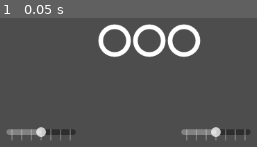
Above: before the commit, frame 1.
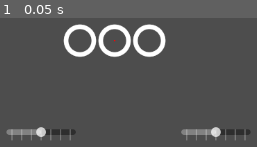
Above: after the commit, the same moment.

Repository: Creatures-5/loco-generator
Game: Godot game, scene res://generated_result.tscn
Same seed, same stepped clock (60 frames per second), same inputs: the game is played once before the commit and once after it. The project has no main scene, so this scene is started directly.
Inputs:
- Up to frame 1 (0.05 s): no input

The runs differ from the first frame. In frame 1, 2.9% of the frame differs, in the area x 24-79%, y 4-31%.

Commit message:
aligned wheels to bogies

Diff:
--- a/draw_train.gd
+++ b/draw_train.gd
@@ -5,16 +5,17 @@
 
 func _ready() -> void:
 	for i in range(0,bogey_num):
-		var bogey = get_node("BogeyContainer/Bogey"+str(i+1))
-		bogey.bogey_update.connect(_axl_slider_update) #connecting sliders to update draw
+		var slider = get_node("BogeyContainer/Bogey"+str(i+1)+"/HSlider")
+		slider.value_changed.connect(_axl_slider_update) #connecting sliders to update draw
 
 func _draw():
 	#wheel generation
 	for i in range (0,bogey_num): #once for each bogey
 		var targ_bog = get_node("BogeyContainer/Bogey"+str(i+1))
 		var axl_num = get_node("BogeyContainer/Bogey"+str(i+1)+"/HSlider").value
+		draw_circle(targ_bog.position,1,Color("FF0000")) #debug markers
 		for j in range (0,axl_num): #once for each axle within the bogey
-			var x_pos = targ_bog.position.x + (j*wheel_scale)# - (axl_num - 1) * (wheel_scale/2))
+			var x_pos = targ_bog.position.x + (j+0.5) * wheel_scale - (axl_num) * (wheel_scale/2)
 			draw_circle(
 				Vector2(x_pos, 0), #position
 				wheel_scale/2.5, #radius
@@ -24,5 +25,5 @@
 				true #anti-aliasing
 			)
 
-func _axl_slider_update(value: int, bogey_i):
+func _axl_slider_update(value):
 	queue_redraw()
--- a/generated_result.tscn
+++ b/generated_result.tscn
@@ -1,7 +1,6 @@
-[gd_scene load_steps=3 format=3 uid="uid://dmykkxhuuut0p"]
+[gd_scene load_steps=2 format=3 uid="uid://dmykkxhuuut0p"]
 
 [ext_resource type="Script" path="res://draw_train.gd" id="1_1ujgb"]
-[ext_resource type="Script" path="res://bogey.gd" id="2_43tuf"]
 
 [node name="Node2D" type="Node2D"]
 
@@ -42,7 +41,6 @@
 [node name="Bogey1" type="Control" parent="Control/BogeyContainer"]
 layout_mode = 2
 size_flags_horizontal = 3
-script = ExtResource("2_43tuf")
 
 [node name="HSlider" type="HSlider" parent="Control/BogeyContainer/Bogey1"]
 layout_mode = 1
@@ -65,7 +63,6 @@
 [node name="Bogey2" type="Control" parent="Control/BogeyContainer"]
 layout_mode = 2
 size_flags_horizontal = 3
-script = ExtResource("2_43tuf")
 
 [node name="HSlider" type="HSlider" parent="Control/BogeyContainer/Bogey2"]
 layout_mode = 1
@@ -84,6 +81,3 @@
 rounded = true
 tick_count = 7
 ticks_on_borders = true
-
-[connection signal="value_changed" from="Control/BogeyContainer/Bogey1/HSlider" to="Control/BogeyContainer/Bogey1" method="_slider_value_changed"]
-[connection signal="value_changed" from="Control/BogeyContainer/Bogey2/HSlider" to="Control/BogeyContainer/Bogey2" method="_slider_value_changed"]
